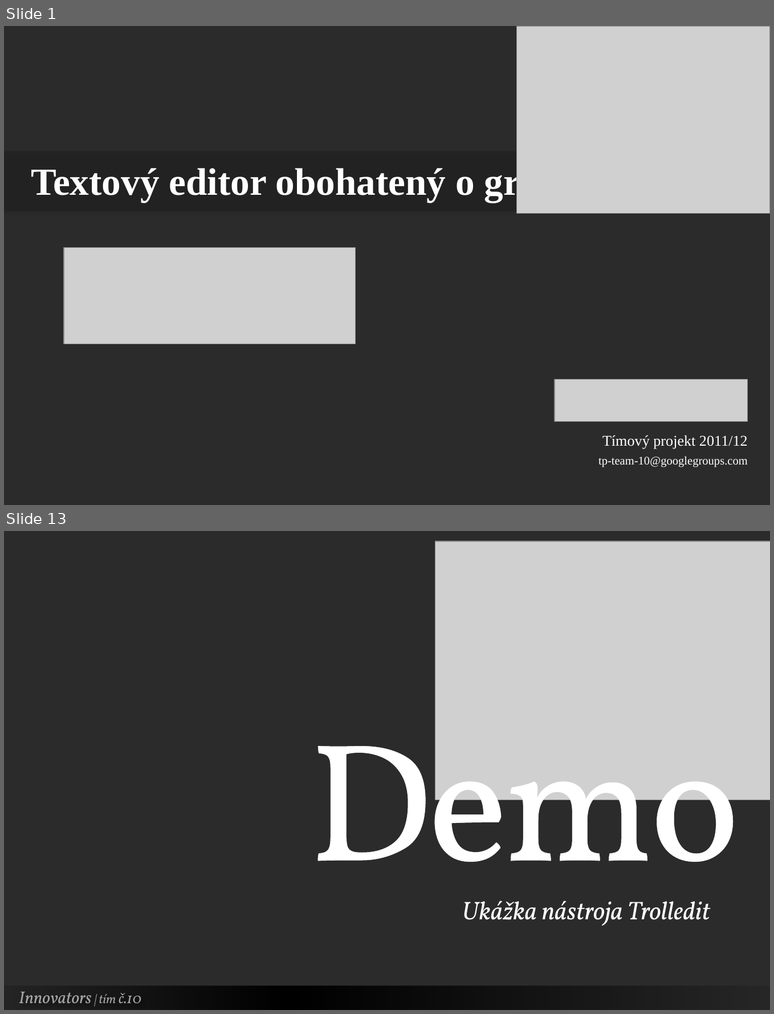
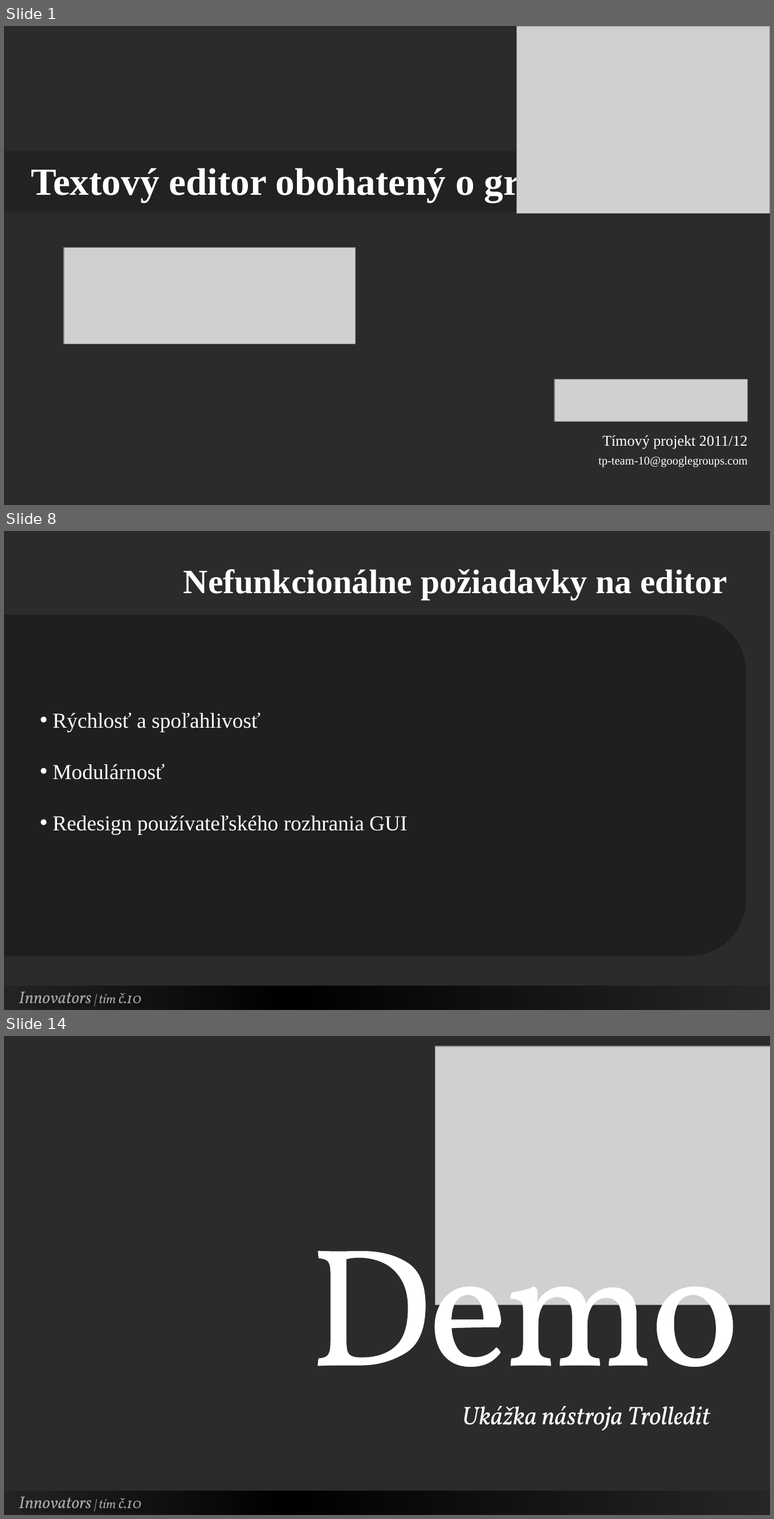
Before and after one commit to Innovators-Team10/Documentation, a slide deck: Dokumentacie/Ostatne/Innovators.pptx. Shown one above the other, each under a label of ours: slides 1 and 13 before the commit, slides 1, 8 and 14 after it; the slides between them are not shown. The pictures are 774x1014 and 774x1519 pixels, drawn with LibreOffice and Linux fonts; fonts in the diff are those of the drawing; grey boxes stand for pictures; background and template pictures are left out; a plain dark background stands for a picture behind light text. Boxes give left, top, right and bottom in pixels: in the first picture for what was removed or moved away, otherwise in the second. Text is boxed around its words. In the diff, an @@ line names an element or a change of style, - is before the commit and + after.

```diff
--- a/Dokumentacie/Ostatne/Innovators.pptx
+++ b/Dokumentacie/Ostatne/Innovators.pptx
@@ slide 8 added at (x1=4, y1=531, x2=770, y2=1010), background picture (left out) @@
@@ text added at (x1=184, y1=569, x2=727, y2=599), 32 pt, text #FFFFFF, bold @@
+Nefunkcionálne požiadavky na editor
@@ round same rect added at (x1=4, y1=615, x2=746, y2=956), fill #000000 at 28% opacity @@
@@ text added at (x1=52, y1=712, x2=407, y2=834), 20 pt, text #FFFFFF @@
+• Rýchlosť a spoľahlivosť
+• Modulárnosť
+• Redesign používateľského rozhrania GUI
@@ rectangle added at (x1=4, y1=986, x2=770, y2=1010), fill gradient #000000 @@
@@ text added at (x1=19, y1=992, x2=141, y2=1003), 16 pt, text #A6A6A6, italic @@
+Innovators | tím č.10
@@ what was slide 13 is now slide 14 @@
```
Also in this commit, not shown: 10 slides changed, 1 other slide added, 1 slide removed.
